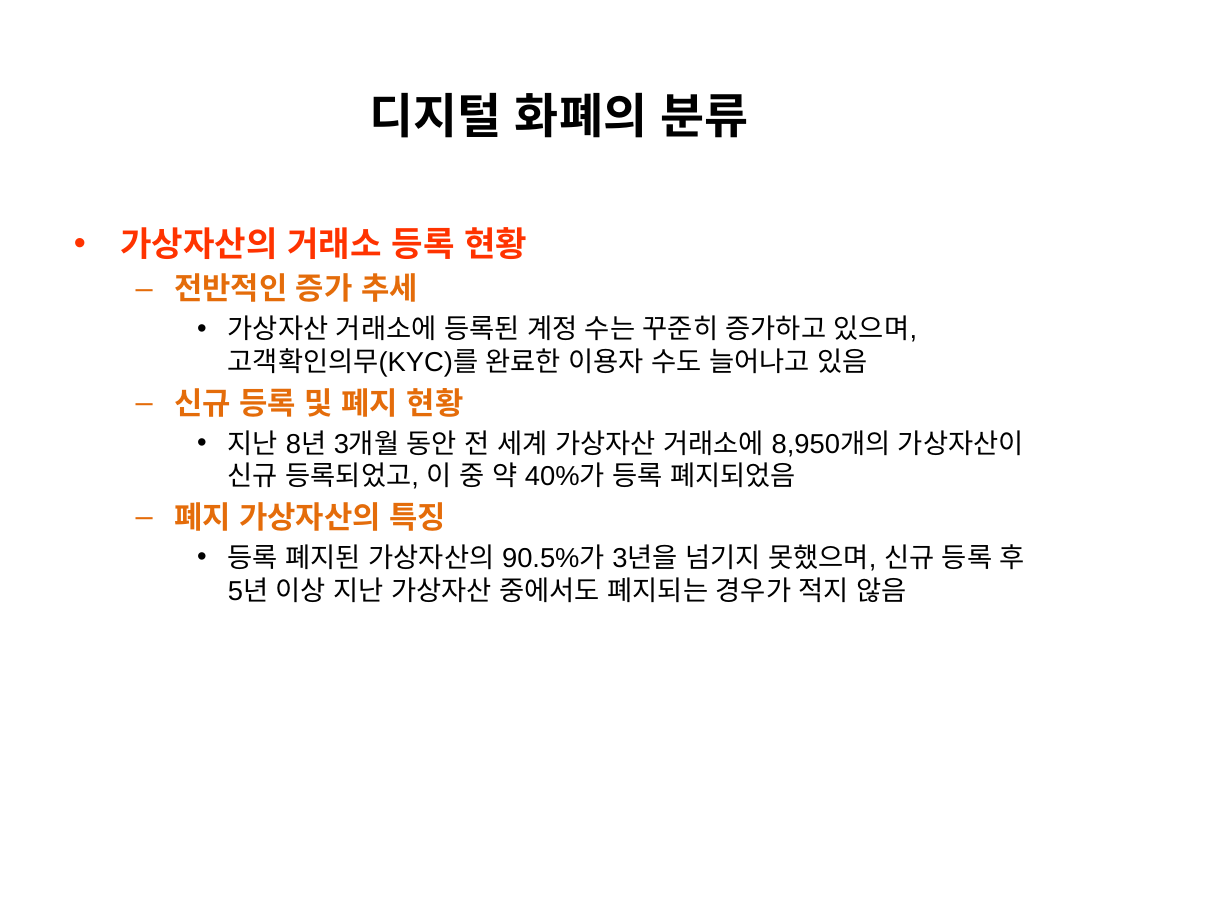
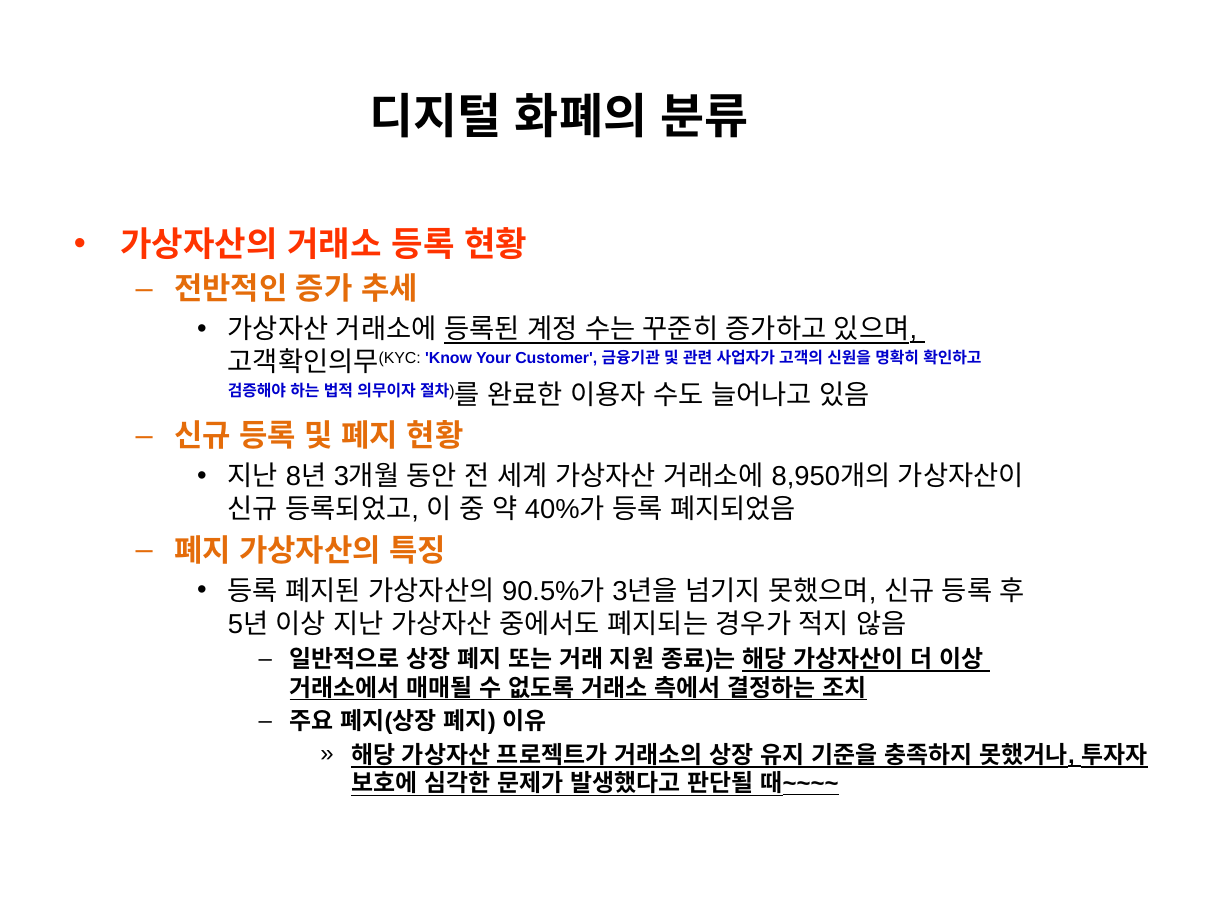
Before and after one commit to park-1927/course, a slide deck: slide 25 of 블록체인/2025-4-디지털 화폐의 분류.pptx (slide 27 before the commit). Drawn at 1232x924 pixels with LibreOffice and Linux fonts; fonts in the diff are those of the drawing. Boxes give left, top, right and bottom in pixels: in the first picture for what was removed or moved away, otherwise in the second. Text is boxed around its words. In the diff, an @@ line names an element or a change of style, - is before the commit and + after.

```diff
--- a/블록체인/2025-4-디지털 화폐의 분류.pptx
+++ b/블록체인/2025-4-디지털 화폐의 분류.pptx
@@ text at (228, 315, 981, 407): text changed; text colour #000000 to #0000CC; bold on @@
-    • 가상자산 거래소에 등록된 계정 수는 꾸준히 증가하고 있으며,
-      고객확인의무(KYC)를 완료한 이용자 수도 늘어나고 있음
+    • 가상자산 거래소에 등록된 계정 수는 꾸준히 증가하고 있으며,
+      고객확인의무(KYC: 'Know Your Customer', 금융기관 및 관련 사업자가 고객의 신원을 명확히 확인하고
+      검증해야 하는 법적 의무이자 절차)를 완료한 이용자 수도 늘어나고 있음
@@ text at (290, 647, 1147, 796): paragraphs added @@
+      – 일반적으로 상장 폐지 또는 거래 지원 종료)는 해당 가상자산이 더 이상
+        거래소에서 매매될 수 없도록 거래소 측에서 결정하는 조치
+      – 주요 폐지(상장 폐지) 이유
+        » 해당 가상자산 프로젝트가 거래소의 상장 유지 기준을 충족하지 못했거나, 투자자 보호에 심각한 문제가 발생했다고 판단될 때~~~~
```
Also in this commit, not shown: 25 other slides changed, 2 slides added, 2 slides removed, 4 other files.
